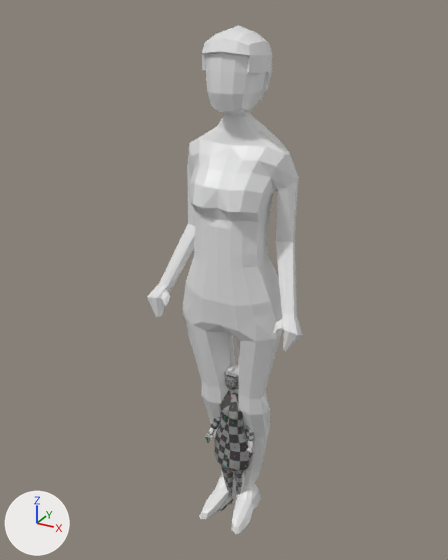
What one commit did to the Blender file Models/Characters/Female Adult/Player.blend.
Camera for both pictures: a camera (50 mm lens) standing at (2.21, -4.21, 4.53) and looking at (-0.12, 0.03, 2.41). The axes (+X, +Y, +Z) are drawn at lower left. The lights are the same throughout. The same objects are shown in both versions, whatever each file hides.

Script lines for the objects in view, before the commit:
```python
me_cube = bpy.data.meshes.new('Cube')
me_cube.from_pydata(...)  # 365 vertices, 336 faces; spans x -0.7..0.0, y -0.34..0.32, z 0.0..4.38
me_cube.materials.append(mat_material)  # white #e7e7e7
me_cube_003 = bpy.data.meshes.new('Cube.003')
me_cube_003.from_pydata(...)  # 44 vertices, 32 faces; spans x -0.221..0.0, y -0.228..0.238, z -0.156..0.329
me_cube_003.materials.append(mat_material_002)  # white #e7e7e7
me_cube_007 = bpy.data.meshes.new('Cube.007')
me_cube_007.from_pydata(...)  # 1515 vertices, 1535 faces; spans x -0.26..0.26, y -0.15..0.13, z -1.05..0.56
me_cube_007.materials.append(mat_material_003)  # picture img_uvmap
ob_femaleadult0 = bpy.data.objects.new('FemaleAdult0', me_cube)
ob_femaleadult0.location = (0.0, 0.0, 0.0)
_m = ob_femaleadult0.modifiers.new('Mirror', 'MIRROR')
_m.use_clip = True
ob_femaleadult_hair_generic = bpy.data.objects.new('FemaleAdult.Hair.Generic', me_cube_003)
ob_femaleadult_hair_generic.location = (0.0, 0.0, 4.055)
ob_femaleadult_hair_generic.scale = (1.05, 1.05, 1.05)
_m = ob_femaleadult_hair_generic.modifiers.new('Mirror', 'MIRROR')
_m.use_clip = True
_m = ob_femaleadult_hair_generic.modifiers.new('Solidify', 'SOLIDIFY')
_m.thickness = 0.022
_m.offset = 0.0
_m.nonmanifold_merge_threshold = 0.0003
ob_femaleadult_player_skirt = bpy.data.objects.new('FemaleAdult.Player.Skirt', me_cube_007)
ob_femaleadult_player_skirt.location = (0.0, 0.002, 1.054)
```
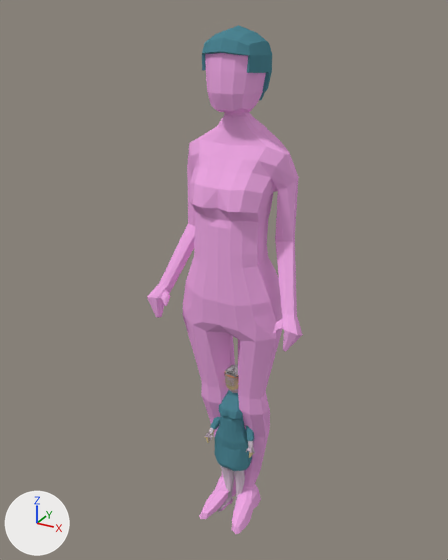
Where the change shows, as pixel boxes (x1, y1, x2, y2) in the pictures (448 x 560 px):
'FemaleAdult0', recoloured (white to pink)
    both: (147, 53, 303, 534)
'FemaleAdult.Hair.Generic', recoloured (white to cyan)
    both: (202, 25, 272, 100)

What changed in the scene script:
```text
Add mat_skirt:
    mat_skirt = principled_material('Skirt')
    mat_skirt.base_color = (0.0723, 0.231, 0.287)  # cyan #4c8492
    mat_skirt.roughness = 0.647
    mat_skirt.specular_ior_level = 0.0
    mat_skirt.emission_color = (0.00454, 0.00976, 0.0114)  # black #0e191c
    mat_skirt.emission_strength = 1.0
Add mat_shoes:
    mat_shoes = principled_material('Shoes')
    mat_shoes.base_color = (0.863, 0.392, 0.776)  # pink #efa8e4
    mat_shoes.roughness = 0.618
    mat_shoes.specular_ior_level = 0.0
    mat_shoes.emission_color = (0.0204, 0.0111, 0.0187)  # black #271b25
    mat_shoes.emission_strength = 1.0
Change me_cube:
    where me_cube.from_pydata(...)  # 365 vertices, 336 faces; spans x -0.7..0.0, y -0.34..0.32, z 0.0..4.38
    remove me_cube.materials.append(mat_material)  # white #e7e7e7
    add me_cube.materials.append(mat_shoes)  # pink #efa8e4
Change me_cube_003:
    where me_cube_003.from_pydata(...)  # 44 vertices, 32 faces; spans x -0.221..0.0, y -0.228..0.238, z -0.156..0.329
    remove me_cube_003.materials.append(mat_material_002)  # white #e7e7e7
    add me_cube_003.materials.append(mat_skirt)  # cyan #4c8492
```
